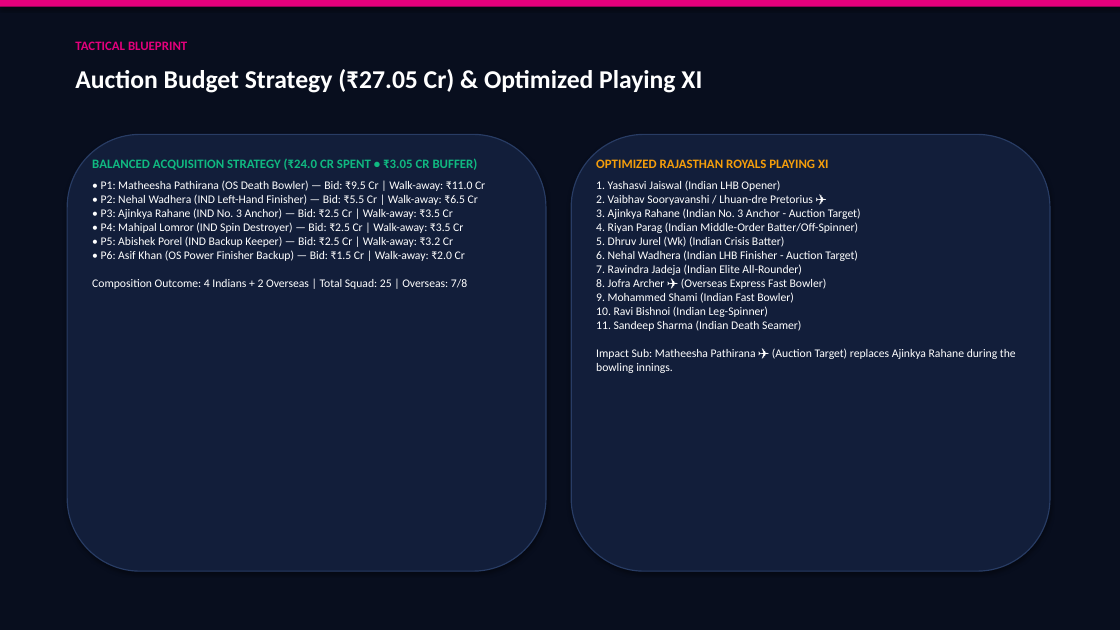
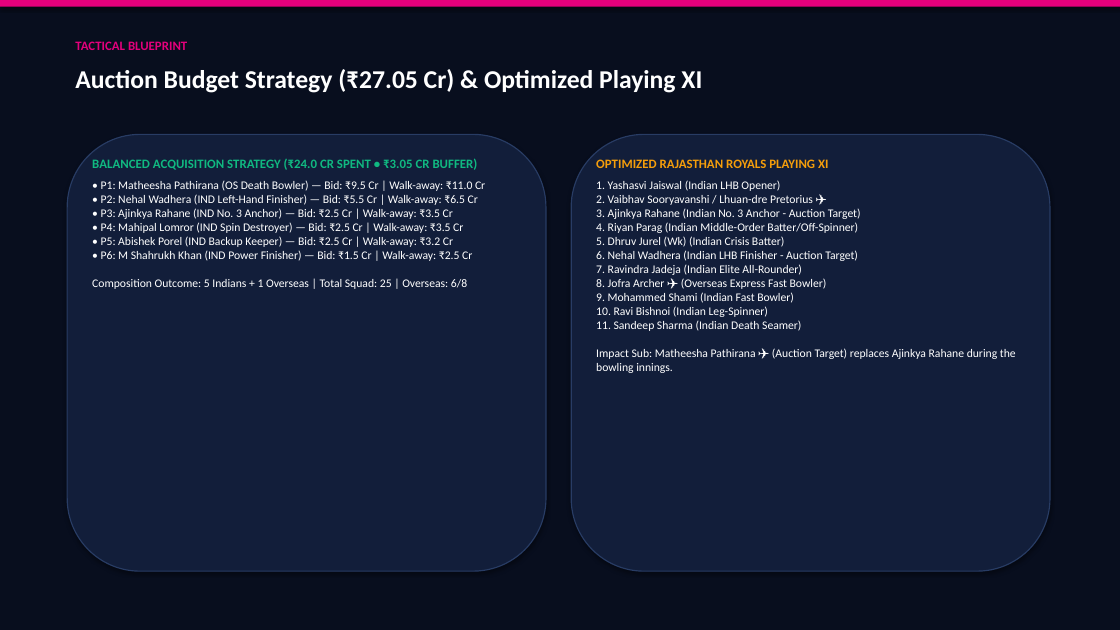
Before and after one commit to Devendra-1112/RR, a slide deck: slide 6 of RR_SupeRR_Selector_Auction_Strategy.pptx. Drawn at 1120x630 pixels with LibreOffice and Linux fonts; fonts in the diff are those of the drawing. Boxes give left, top, right and bottom in pixels: in the first picture for what was removed or moved away, otherwise in the second. Text is boxed around its words. In the diff, an @@ line names an element or a change of style, - is before the commit and + after.

Commit message:
Eligibility Audit Complete: Exclude retired and Pakistani players, update verified targets (Glenn Maxwell, Shahrukh Khan, Prasidh Krishna), and add dedicated Tab 3 Auction Eligibility Audit to War Room dashboard

```diff
--- a/RR_SupeRR_Selector_Auction_Strategy.pptx
+++ b/RR_SupeRR_Selector_Auction_Strategy.pptx
@@ text at box(92, 181, 485, 289): text changed @@
-• P1: Matheesha Pathirana (OS Death Bowler) — Bid: ₹9.5 Cr | Walk-away: ₹11.0 Cr
-• P2: Nehal Wadhera (IND Left-Hand Finisher) — Bid: ₹5.5 Cr | Walk-away: ₹6.5 Cr
-• P3: Ajinkya Rahane (IND No. 3 Anchor) — Bid: ₹2.5 Cr | Walk-away: ₹3.5 Cr
-• P4: Mahipal Lomror (IND Spin Destroyer) — Bid: ₹2.5 Cr | Walk-away: ₹3.5 Cr
-• P5: Abishek Porel (IND Backup Keeper) — Bid: ₹2.5 Cr | Walk-away: ₹3.2 Cr
-• P6: Asif Khan (OS Power Finisher Backup) — Bid: ₹1.5 Cr | Walk-away: ₹2.0 Cr
-Composition Outcome: 4 Indians + 2 Overseas | Total Squad: 25 | Overseas: 7/8
+• P1: Matheesha Pathirana (OS Death Bowler) — Bid: ₹9.5 Cr | Walk-away: ₹11.0 Cr
+• P2: Nehal Wadhera (IND Left-Hand Finisher) — Bid: ₹5.5 Cr | Walk-away: ₹6.5 Cr
+• P3: Ajinkya Rahane (IND No. 3 Anchor) — Bid: ₹2.5 Cr | Walk-away: ₹3.5 Cr
+• P4: Mahipal Lomror (IND Spin Destroyer) — Bid: ₹2.5 Cr | Walk-away: ₹3.5 Cr
+• P5: Abishek Porel (IND Backup Keeper) — Bid: ₹2.5 Cr | Walk-away: ₹3.2 Cr
+• P6: M Shahrukh Khan (IND Power Finisher) — Bid: ₹1.5 Cr | Walk-away: ₹2.5 Cr
+Composition Outcome: 5 Indians + 1 Overseas | Total Squad: 25 | Overseas: 6/8
```
Also in this commit, not shown: 3 other slides changed, 2 slides added, 2 slides removed, 18 other files.
